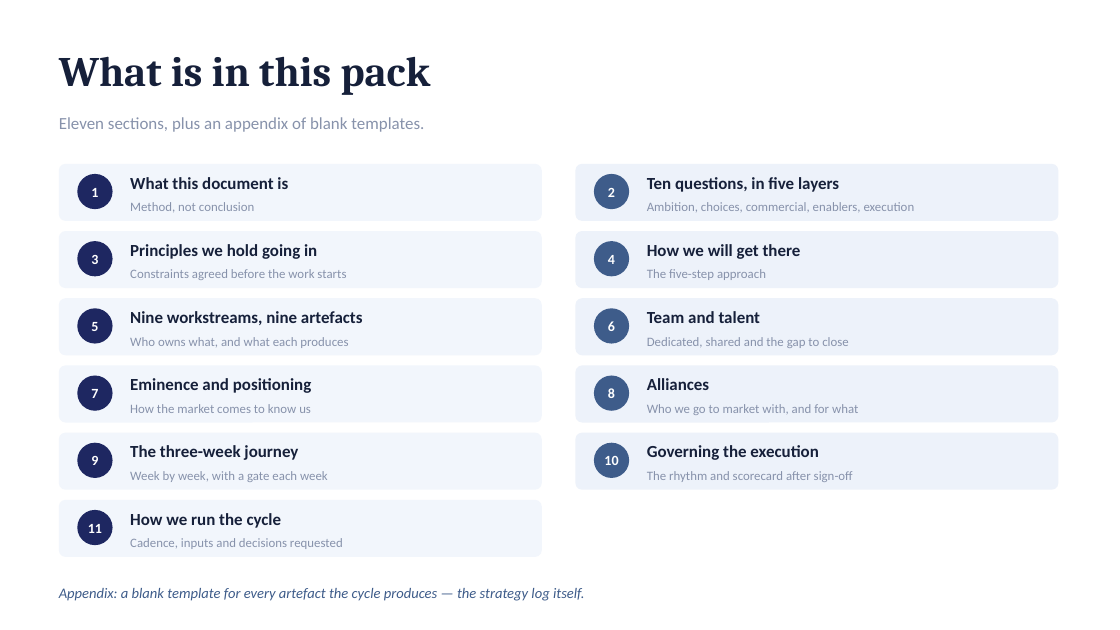
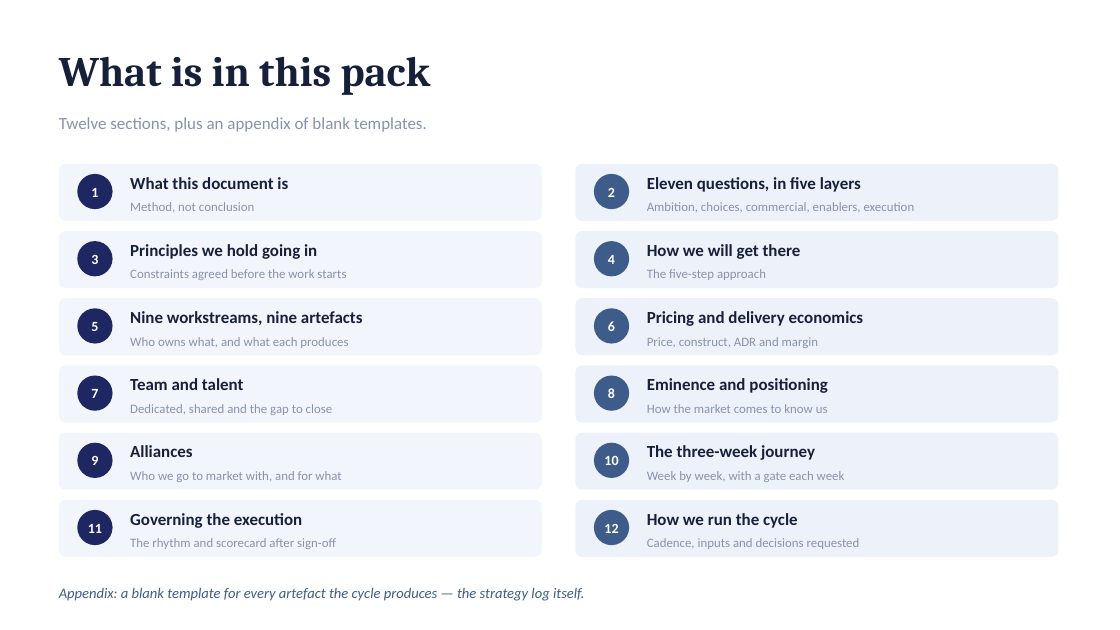
Before and after one commit to dhajjar-cyber/bae, a slide deck: slide 2 of FSI strategy/EAIND-FSI-Strategy-Development-Plan.pptx. Drawn at 1120x630 pixels with LibreOffice and Linux fonts; fonts in the diff are those of the drawing. Boxes give left, top, right and bottom in pixels: in the first picture for what was removed or moved away, otherwise in the second. Text is boxed around its words. In the diff, an @@ line names an element or a change of style, - is before the commit and + after.

```diff
--- a/FSI strategy/EAIND-FSI-Strategy-Development-Plan.pptx
+++ b/FSI strategy/EAIND-FSI-Strategy-Development-Plan.pptx
@@ text at (59,117,427,132): text changed @@
-Eleven sections, plus an appendix of blank templates.
+Twelve sections, plus an appendix of blank templates.
@@ text at (647,177,861,192): text changed @@
-Ten questions, in five layers
+Eleven questions, in five layers
@@ text at (647,311,864,326): text changed @@
-Team and talent
+Pricing and delivery economics
@@ text at (647,337,818,348): text changed @@
-Dedicated, shared and the gap to close
+Price, construct, ADR and margin
@@ text at (130,378,244,390): text changed @@
-Eminence and positioning
+Team and talent
@@ text at (647,378,827,393): text changed @@
-Alliances
+Eminence and positioning
@@ text at (130,404,333,415): text changed @@
-How the market comes to know us
+Dedicated, shared and the gap to close
@@ text at (647,404,828,413): text changed @@
-Who we go to market with, and for what
+How the market comes to know us
@@ text at (130,445,192,457): text changed @@
-The three-week journey
+Alliances
@@ text at (647,445,815,460): text changed @@
-Governing the execution
+The three-week journey
@@ text at (130,471,341,482): text changed @@
-Week by week, with a gate each week
+Who we go to market with, and for what
@@ text at (647,471,845,482): text changed @@
-The rhythm and scorecard after sign-off
+Week by week, with a gate each week
@@ rounded rectangle added at (576,500,1059,557), fill #EDF2FA @@
@@ text at (130,513,302,528): text changed @@
-How we run the cycle
+Governing the execution
@@ text at (130,538,336,549): text changed @@
-Cadence, inputs and decisions requested
+The rhythm and scorecard after sign-off
@@ ellipse added at (594,510,629,545), fill #3E5C8A @@
@@ text added at (604,524,618,533), 12 pt, text #FFFFFF, bold @@
+12
@@ text added at (647,513,798,528), 14.5 pt, text #16203A, bold @@
+How we run the cycle
@@ text added at (647,538,860,549), 11 pt, text #8792AB @@
+Cadence, inputs and decisions requested
```
Also in this commit, not shown: 4 other slides changed, 2 slides added, 2 other files.
